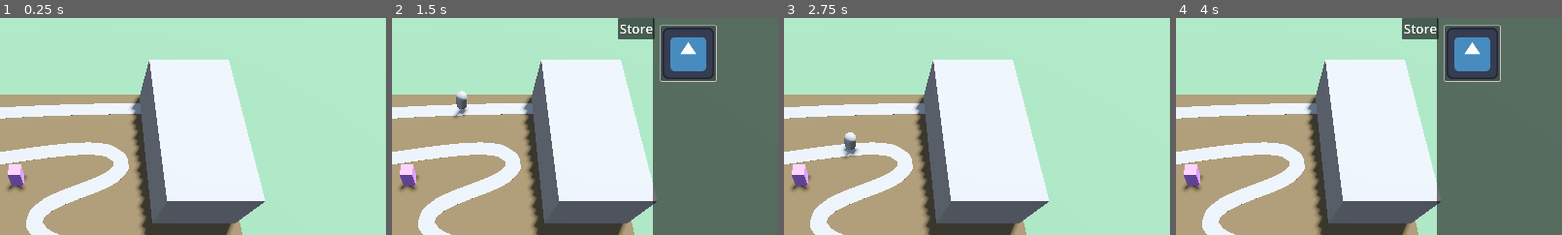
Above: before the commit, frames 1-4 (left to right).
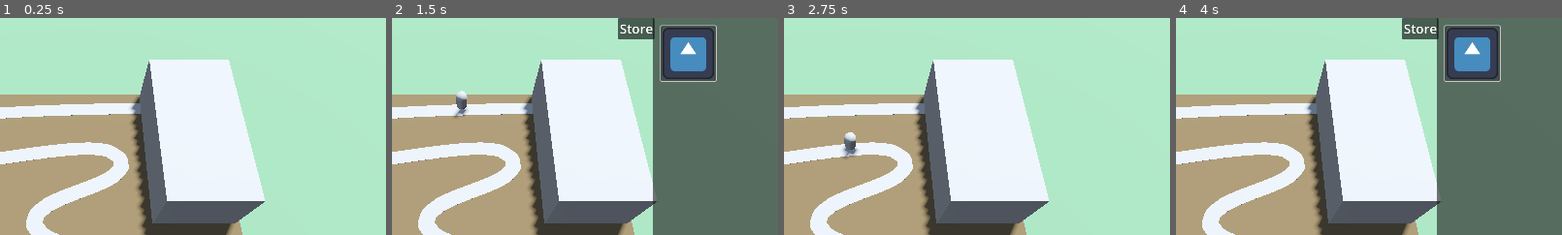
Above: after the commit, the same moments.

Repository: ellebell43/imagination-defense
Game: Godot game, scene res://levels/test-level.tscn
The game is run twice, just before and just after one commit, with the same random seed, the same clock (stepped at 60 frames per second) and the same inputs. The engine's default icon, where the game draws it, is replaced by a stand-in: a white triangle on a blue panel in a dark square.
Inputs (mouse positions are % of the whole screen's width and height, from its top left):
- Up to frame 1 (0.25 s): no input
- Up to frame 2 (1.5 s): click "Store" at 0.5 s; click (78, 8) at 1.25 s
- Up to frame 3 (2.75 s): click "Store" at 2 s
- Up to frame 4 (4 s): click "Store" at 2.75 s; click (78, 8) at 3.5 s
The pictures show only the part of the screen within x 40-90%, y 0-50%; the shares and areas given below are measured in that part.

The runs differ from the first frame. In frame 1, 0.5% of the frame differs, in the area x 2-7%, y 67-80%; in frame 2, 0.5%; in frame 3, 0.5%; in frame 4, 0.5%.

Commit message:
tower targeting
- towers have 4 target modes: first, last, close, and strong
- towers have a range radius
- new projectile node with specified damage
- and more.

Some pieces are non-functional, but I'll fix that soon

Diff:
--- /dev/null
+++ b/assets/textures/blue_tower_range.tres
@@ -0,0 +1,5 @@
+[gd_resource type="StandardMaterial3D" format=3 uid="uid://bcmpwumyo7hin"]
+
+[resource]
+transparency = 1
+albedo_color = Color(0.0075999927, 0.5969799, 0.76, 0.12156863)
--- /dev/null
+++ b/assets/textures/red_tower_range.tres
@@ -0,0 +1,5 @@
+[gd_resource type="StandardMaterial3D" format=3 uid="uid://cgm57khillqs5"]
+
+[resource]
+transparency = 1
+albedo_color = Color(0.9999998, 0.050970472, 0.2150779, 0.12156863)
--- a/level-components/enemies/base-enemy/base-enemy.tscn
+++ b/level-components/enemies/base-enemy/base-enemy.tscn
@@ -1,8 +1,12 @@
-[gd_scene load_steps=3 format=3 uid="uid://dvfq8ir22mcf"]
+[gd_scene load_steps=4 format=3 uid="uid://dvfq8ir22mcf"]
 
 [ext_resource type="Script" uid="uid://fy4apq423yns" path="res://level-components/enemies/base-enemy/base_enemy.gd" id="1_j8mh7"]
 
 [sub_resource type="CapsuleMesh" id="CapsuleMesh_tnqnu"]
+radius = 0.075
+height = 0.26
+
+[sub_resource type="CapsuleShape3D" id="CapsuleShape3D_0m23l"]
 radius = 0.075
 height = 0.26
 
@@ -14,3 +18,13 @@
 transform = Transform3D(1, 0, 0, 0, 1, 0, 0, 0, 1, 0, 0.13, 0)
 mesh = SubResource("CapsuleMesh_tnqnu")
 skeleton = NodePath("../..")
+
+[node name="EnemyCollisionArea" type="Area3D" parent="."]
+transform = Transform3D(1, 0, 0, 0, 1, 0, 0, 0, 1, 0, 0.13, 0)
+collision_layer = 2
+collision_mask = 8
+
+[node name="CollisionShape3D" type="CollisionShape3D" parent="EnemyCollisionArea"]
+shape = SubResource("CapsuleShape3D_0m23l")
+
+[connection signal="area_entered" from="EnemyCollisionArea" to="." method="_on_area_3d_area_entered"]
--- a/level-components/enemies/base-enemy/base_enemy.gd
+++ b/level-components/enemies/base-enemy/base_enemy.gd
@@ -1,8 +1,12 @@
 class_name Enemy
 extends PathFollow3D
 
-var speed := 3.0
-var health := 2
+@export var speed := 3.0
+@export var health := 2:
+	set(new_health):
+		health = new_health
+		if health <= 0:
+			queue_free()
 
 func _process(delta: float) -> void:
 	progress += speed * delta # move along the path
@@ -10,3 +14,10 @@
 		var gui: GUI = get_tree().get_first_node_in_group("gui")
 		gui.health -= health
 		queue_free()
+
+
+func _on_area_3d_area_entered(area: Area3D) -> void:
+	var projectile = area.get_parent()
+	if projectile is Projectile:
+		health -= projectile.damage
+		projectile.queue_free()
--- a/levels/test-level.tscn
+++ b/levels/test-level.tscn
@@ -1,6 +1,5 @@
-[gd_scene load_steps=17 format=3 uid="uid://cg5yn5j40fk6d"]
+[gd_scene load_steps=16 format=3 uid="uid://cg5yn5j40fk6d"]
 
-[ext_resource type="PackedScene" uid="uid://c5i54bmleh7eg" path="res://towers/base-tower/base-tower.tscn" id="1_1atlx"]
 [ext_resource type="PackedScene" uid="uid://m10fm2uxl3gt" path="res://level-components/gui/gui.tscn" id="1_l60ws"]
 [ext_resource type="PackedScene" uid="uid://bijbkrvh7vnnm" path="res://level-components/primary-camera/primary-camera.tscn" id="1_uwesj"]
 [ext_resource type="PackedScene" uid="uid://cywwxfyd55je2" path="res://level-components/enemy-path/enemy-path.tscn" id="2_ns7l7"]
@@ -76,9 +75,6 @@
 [node name="CollisionShape3D" type="CollisionShape3D" parent="PlayArea/StaticBody3D"]
 shape = SubResource("ConcavePolygonShape3D_bk5ri")
 
-[node name="TestTower" parent="PlayArea" instance=ExtResource("1_1atlx")]
-transform = Transform3D(1, 0, 0, 0, 1, 0, 0, 0, 1, -0.72963554, 0.17500019, -0.5502629)
-
 [node name="GUI" parent="." instance=ExtResource("1_l60ws")]
 
 [node name="PrimaryCamera" parent="." instance=ExtResource("1_uwesj")]
--- a/project.godot
+++ b/project.godot
@@ -34,3 +34,4 @@
 3d_physics/layer_4="projectile"
 3d_physics/layer_5="floor"
 3d_physics/layer_6="world_object"
+3d_physics/layer_7="tower_range"
--- /dev/null
+++ b/projectiles/base-projectile/base-projectile.gd
@@ -0,0 +1,19 @@
+class_name Projectile
+extends MeshInstance3D
+
+@export var despawn_time := 2.0
+@export var damage := 1
+@export var speed := 3.0
+
+@onready var despawn_timer: Timer = $DespawnTimer
+
+var direction := Vector3.FORWARD
+
+func _ready() -> void:
+	despawn_timer.wait_time = despawn_time
+
+func _physics_process(delta: float) -> void:
+	position += direction * delta * speed
+
+func _on_despawn_timer_timeout() -> void:
+	queue_free()
--- /dev/null
+++ b/projectiles/base-projectile/base-projectile.tscn
@@ -0,0 +1,28 @@
+[gd_scene load_steps=4 format=3 uid="uid://crgq5ps678md6"]
+
+[ext_resource type="Script" uid="uid://c53anj3fn824q" path="res://projectiles/base-projectile/base-projectile.gd" id="1_7p27o"]
+
+[sub_resource type="SphereMesh" id="SphereMesh_oy021"]
+radius = 0.05
+height = 0.1
+
+[sub_resource type="SphereShape3D" id="SphereShape3D_7p27o"]
+custom_solver_bias = 0.1
+radius = 0.05
+
+[node name="BaseProjectile" type="MeshInstance3D"]
+mesh = SubResource("SphereMesh_oy021")
+script = ExtResource("1_7p27o")
+
+[node name="Area3D" type="Area3D" parent="."]
+collision_layer = 8
+collision_mask = 2
+
+[node name="CollisionShape3D" type="CollisionShape3D" parent="Area3D"]
+shape = SubResource("SphereShape3D_7p27o")
+
+[node name="DespawnTimer" type="Timer" parent="."]
+one_shot = true
+autostart = true
+
+[connection signal="timeout" from="DespawnTimer" to="." method="_on_despawn_timer_timeout"]
--- a/towers/base-tower/base-tower.tscn
+++ b/towers/base-tower/base-tower.tscn
@@ -1,7 +1,9 @@
-[gd_scene load_steps=5 format=3 uid="uid://c5i54bmleh7eg"]
+[gd_scene load_steps=10 format=3 uid="uid://c5i54bmleh7eg"]
 
 [ext_resource type="Material" uid="uid://dynrbqeyjgs6y" path="res://assets/textures/test-tower-purple.tres" id="1_4es7r"]
 [ext_resource type="Script" uid="uid://d2ro8ynukod2x" path="res://towers/base-tower/base_tower.gd" id="1_onjin"]
+[ext_resource type="PackedScene" uid="uid://crgq5ps678md6" path="res://projectiles/base-projectile/base-projectile.tscn" id="3_gv64v"]
+[ext_resource type="Material" uid="uid://bcmpwumyo7hin" path="res://assets/textures/blue_tower_range.tres" id="4_ktkvw"]
 
 [sub_resource type="BoxMesh" id="BoxMesh_4es7r"]
 material = ExtResource("1_4es7r")
@@ -10,9 +12,18 @@
 [sub_resource type="BoxShape3D" id="BoxShape3D_onjin"]
 size = Vector3(0.15, 0.25, 0.15)
 
+[sub_resource type="SphereShape3D" id="SphereShape3D_4es7r"]
+
+[sub_resource type="BoxMesh" id="BoxMesh_ktkvw"]
+size = Vector3(0.07, 0.07, 0.1)
+
+[sub_resource type="SphereMesh" id="SphereMesh_mr0c3"]
+material = ExtResource("4_ktkvw")
+
 [node name="TestTower" type="MeshInstance3D"]
 mesh = SubResource("BoxMesh_4es7r")
 script = ExtResource("1_onjin")
+projectile = ExtResource("3_gv64v")
 
 [node name="TowerCollision" type="Area3D" parent="."]
 collision_layer = 4
@@ -20,3 +31,24 @@
 
 [node name="CollisionShape3D" type="CollisionShape3D" parent="TowerCollision"]
 shape = SubResource("BoxShape3D_onjin")
+
+[node name="TowerRange" type="Area3D" parent="."]
+collision_layer = 64
+collision_mask = 2
+
+[node name="CollisionShape3D" type="CollisionShape3D" parent="TowerRange"]
+shape = SubResource("SphereShape3D_4es7r")
+debug_fill = false
+
+[node name="Node3D" type="Node3D" parent="."]
+
+[node name="ShotTimer" type="Timer" parent="."]
+
+[node name="Barrel" type="MeshInstance3D" parent="."]
+transform = Transform3D(1, 0, 0, 0, 1, 0, 0, 0, 1, 0, 0.06666541, 0.11858437)
+mesh = SubResource("BoxMesh_ktkvw")
+
+[node name="RangeMesh" type="MeshInstance3D" parent="."]
+mesh = SubResource("SphereMesh_mr0c3")
+
+[connection signal="timeout" from="ShotTimer" to="." method="_on_shot_timer_timeout"]
--- a/towers/base-tower/base_tower.gd
+++ b/towers/base-tower/base_tower.gd
@@ -1,12 +1,22 @@
 class_name Tower
 extends MeshInstance3D
 
+enum TargetMethod {FURTHEST, CLOSEST, STRONGEST, LAST}
+
 @export var cost := 50
+@export var target_method := TargetMethod.FURTHEST
+@export var shoot_speed := 1.5
+@export var projectile: PackedScene
+@export var tower_range := 1.0
 
 @onready var gui: GUI = get_tree().get_first_node_in_group("gui")
 @onready var collision_texture: Material = preload("res://assets/textures/unshaded-red.tres")
 
 @onready var tower_collision: Area3D = $TowerCollision
+@onready var tower_range_area: Area3D = $TowerRange
+@onready var shot_timer: Timer = $ShotTimer
+@onready var barrel: MeshInstance3D = $Barrel
+@onready var range_mesh: MeshInstance3D = $RangeMesh
 
 var preview = false:
 	set(new_preview):
@@ -18,12 +28,54 @@
 				gui.currency -= cost
 
 var tower_material: Material
+var shoot := false
 
 func _ready() -> void:
 	tower_material = material_override
+	var tower_range_shape: CollisionShape3D = tower_range_area.get_child(0)
+	tower_range_shape.shape.radius = tower_range
+	range_mesh.mesh.radius = tower_range
 
 func _process(_delta: float) -> void:
-	if tower_collision.has_overlapping_bodies() or tower_collision.get_overlapping_areas():
-		material_override = collision_texture
+	if preview:
+		if tower_collision.has_overlapping_bodies() or tower_collision.get_overlapping_areas():
+			material_override = collision_texture
+		else:
+			material_override = tower_material
+
+func _physics_process(_delta: float) -> void:
+	var target = determine_target()
+	if target and not preview:
+		shoot = true
+		look_at(target.global_position, Vector3.UP, true)
+		rotation.x = 0
 	else:
-		material_override = tower_material
+		shoot = false
+
+func determine_target() -> PathFollow3D:
+	var target: PathFollow3D = null
+	var areas = tower_range_area.get_overlapping_areas()
+	for item in areas:
+		var entity = item.get_parent()
+		if entity is Enemy:
+			match target_method:
+				TargetMethod.LAST: # shoot enemy furthest behind
+					if not target or target.progress > entity.progress:
+						target = entity
+				TargetMethod.CLOSEST: #shoot closest enemy
+					if not target or entity.position.distance_to(position) < target.position.distance_to(position):
+						target = entity
+				TargetMethod.STRONGEST: # shoot strongest enemy
+					if not target or entity.health > target.heatlh:
+						target = entity
+				_:  # shoot enemy furthest along (DEFAULT)
+					if not target or target.progress < entity.progress:
+						target = entity
+	return target
+
+func _on_shot_timer_timeout() -> void:
+	if shoot:
+		var shot: Projectile = projectile.instantiate()
+		add_child(shot)
+		shot.global_position = barrel.global_position
+		shot.direction = barrel.global_transform.basis.z
Not shown, added: projectiles/base-projectile/base-projectile.gd.uid
